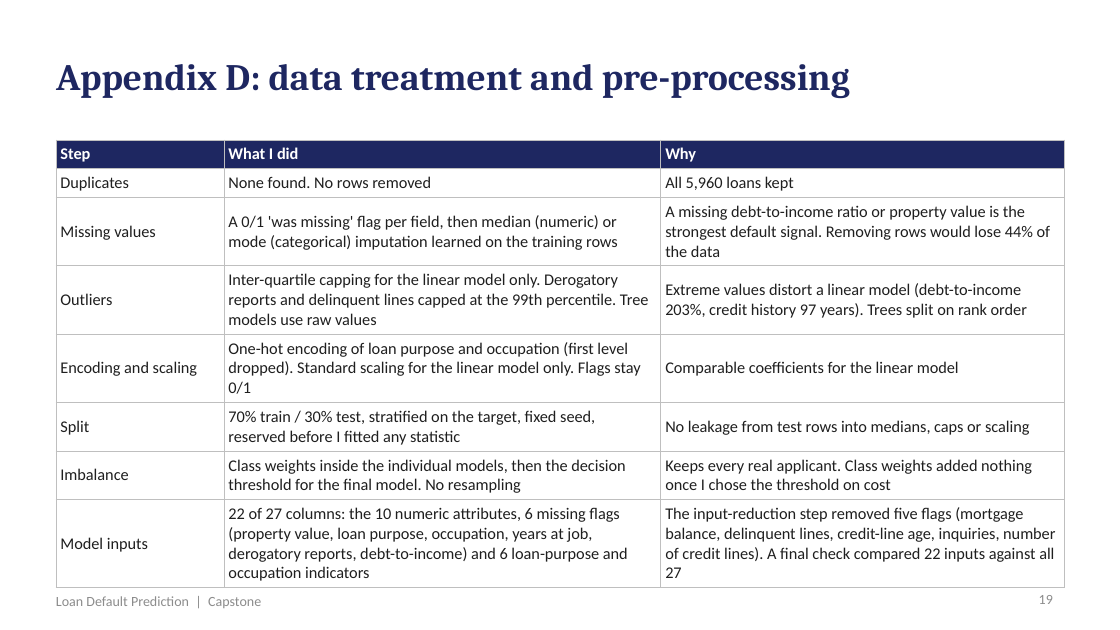
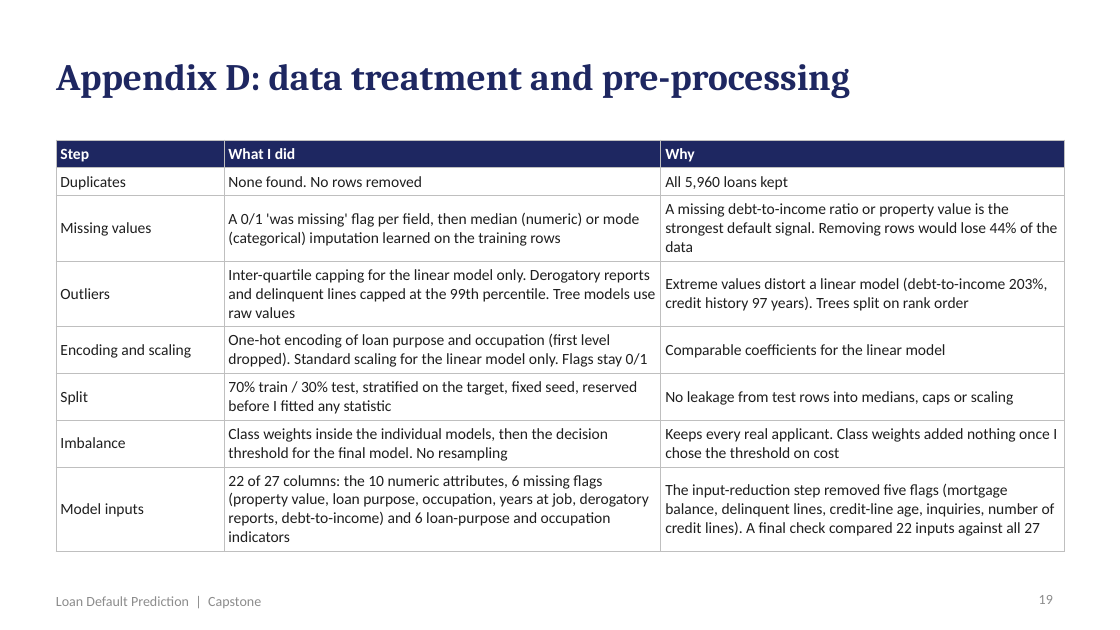
Before and after one commit to shubham1891/Personal-code, a slide deck: slide 19 of presentation/Loan_Default_Prediction_Presentation.pptx. Drawn at 1120x630 pixels with LibreOffice and Linux fonts; fonts in the diff are those of the drawing. Boxes give left, top, right and bottom in pixels: in the first picture for what was removed or moved away, otherwise in the second. Text is boxed around its words. In the diff, an @@ line names an element or a change of style, - is before the commit and + after.

```diff
--- a/presentation/Loan_Default_Prediction_Presentation.pptx
+++ b/presentation/Loan_Default_Prediction_Presentation.pptx
@@ table at box(56, 140, 1064, 546) @@
@@ size 10.5 to 10 pt @@
```
Also in this commit, not shown: 7 other slides changed, 6 other files.
